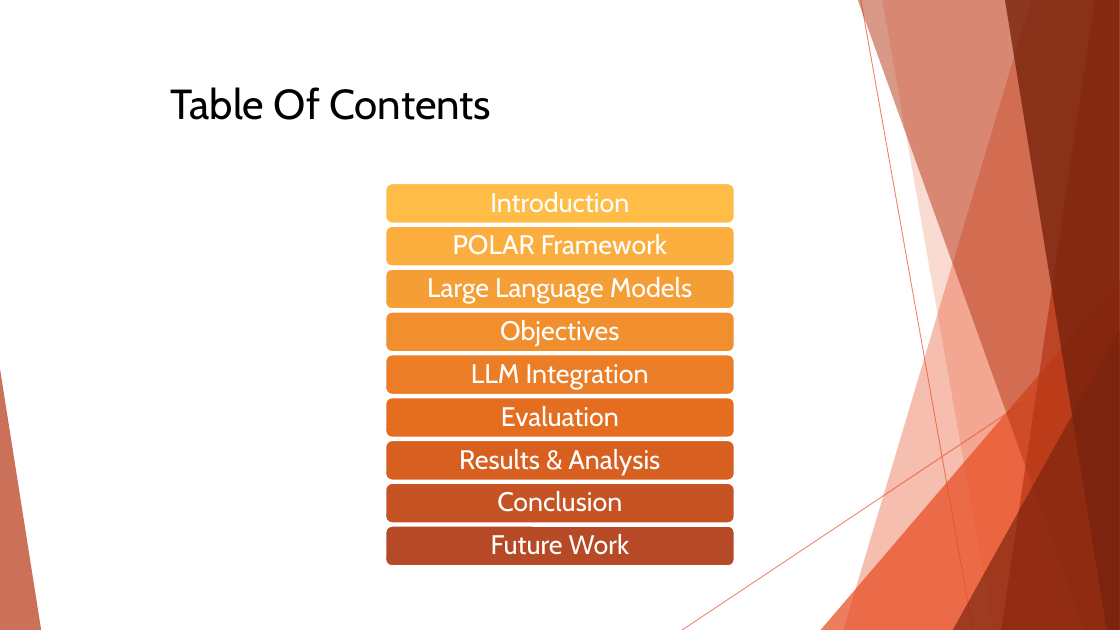
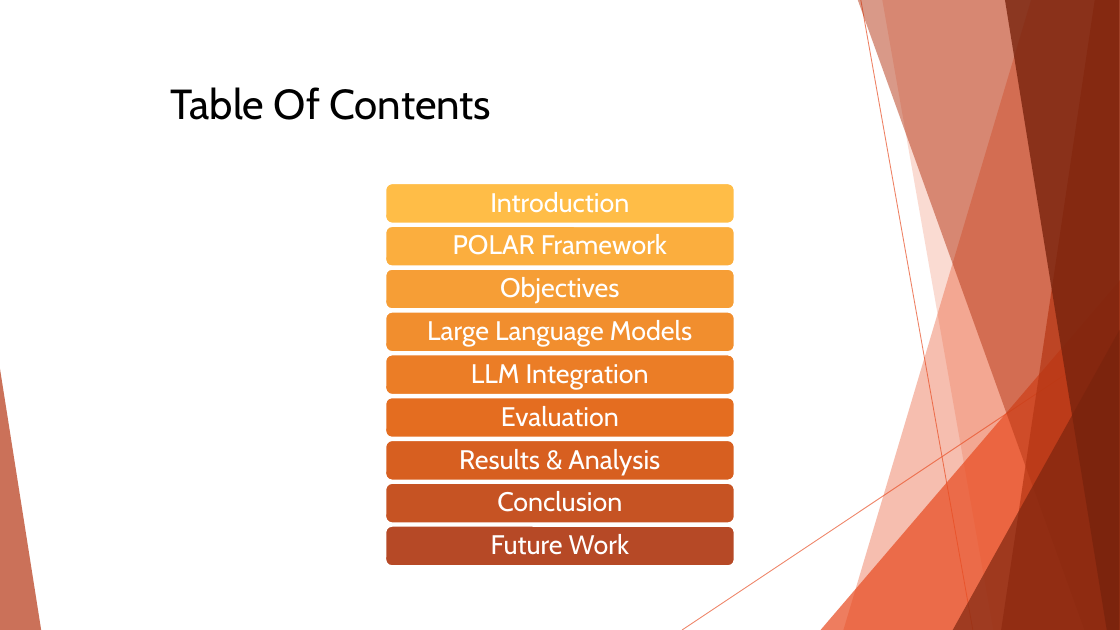
Before and after one commit to amodes01/ADE, a slide deck: slide 2 of Documentation/Thesis_Defend.PPTX. Drawn at 1120x630 pixels with LibreOffice and Linux fonts; fonts in the diff are those of the drawing. Boxes give left, top, right and bottom in pixels: in the first picture for what was removed or moved away, otherwise in the second. Text is boxed around its words. In the diff, an @@ line names an element or a change of style, - is before the commit and + after.

```diff
--- a/Documentation/Thesis_Defend.PPTX
+++ b/Documentation/Thesis_Defend.PPTX
@@ text "Objectives": place and size @@
-text "Objectives" at [500, 320, 619, 347]
+text "Objectives" at [500, 277, 619, 304]
@@ text "Large Language Models": place and size @@
-text "Large Language Models" at [427, 277, 692, 304]
+text "Large Language Models" at [427, 320, 692, 347]
```
Also in this commit, not shown: 2 slides added, 1 slide removed, 2 other files.
